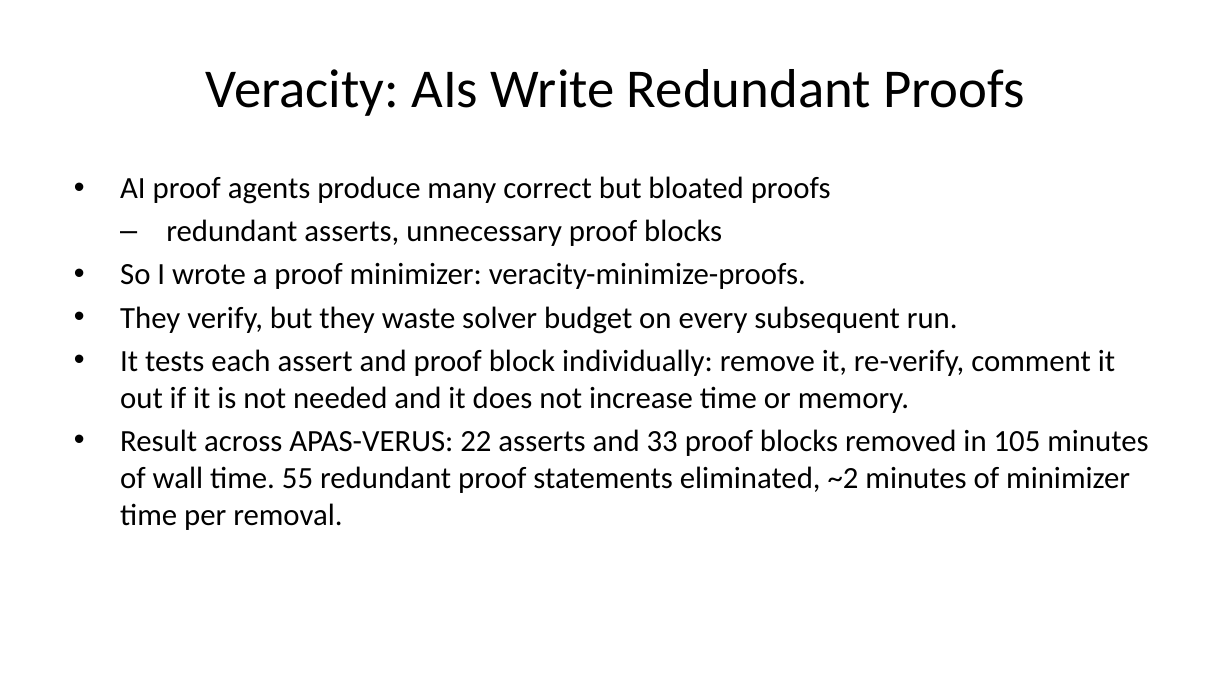
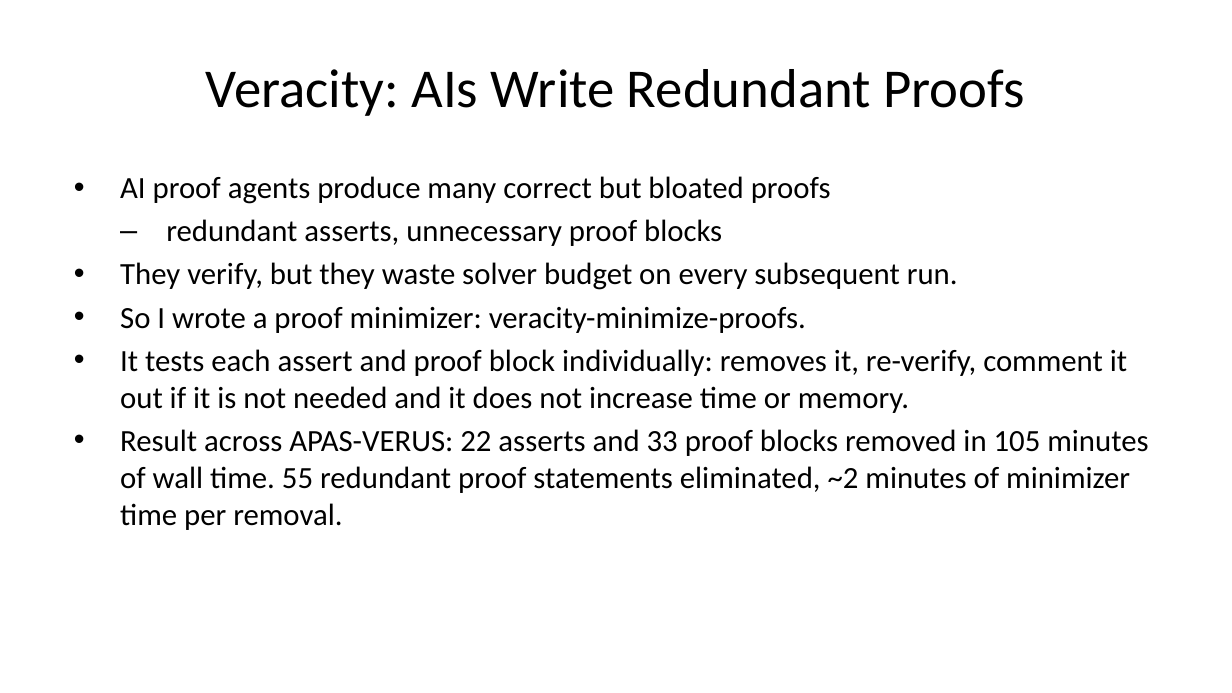
Before and after one commit to briangmilnes/APAS-VERUS, a slide deck: slide 50 of lectures/slidesMSR.pptx (slide 44 before the commit). Drawn at 1232x693 pixels with LibreOffice and Linux fonts; fonts in the diff are those of the drawing. Boxes give left, top, right and bottom in pixels: in the first picture for what was removed or moved away, otherwise in the second. Text is boxed around its words. In the diff, an @@ line names an element or a change of style, - is before the commit and + after.

```diff
--- a/lectures/slidesMSR.pptx
+++ b/lectures/slidesMSR.pptx
@@ text at [120,262,958,290]: paragraph added @@
+• They verify, but they waste solver budget on every subsequent run.
@@ text at [120,349,1127,413]: text changed @@
-• They verify, but they waste solver budget on every subsequent run.
-• It tests each assert and proof block individually: remove it, re-verify, comment it out if it is not needed and it does not increase time or memory.
+• It tests each assert and proof block individually: removes it, re-verify, comment it out if it is not needed and it does not increase time or memory.
```
Also in this commit, not shown: 19 other slides changed, 6 slides added, 1 other file.
